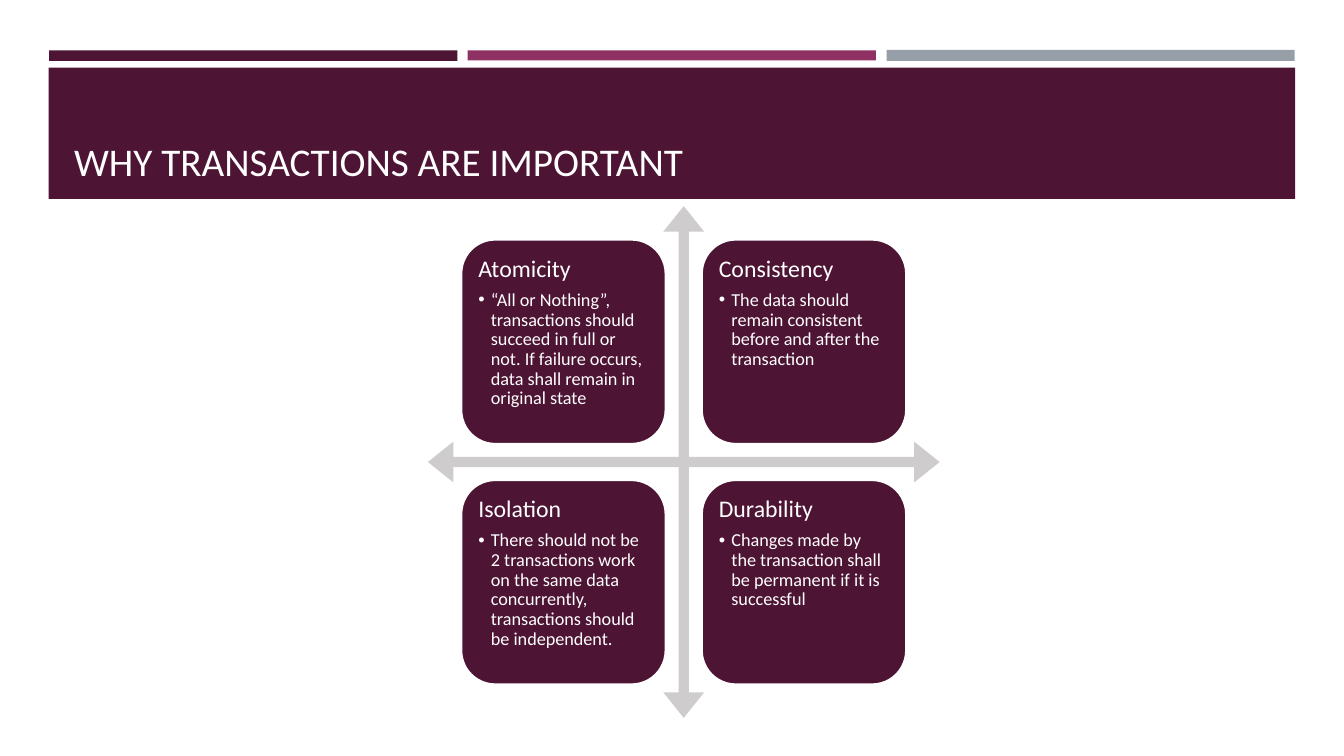
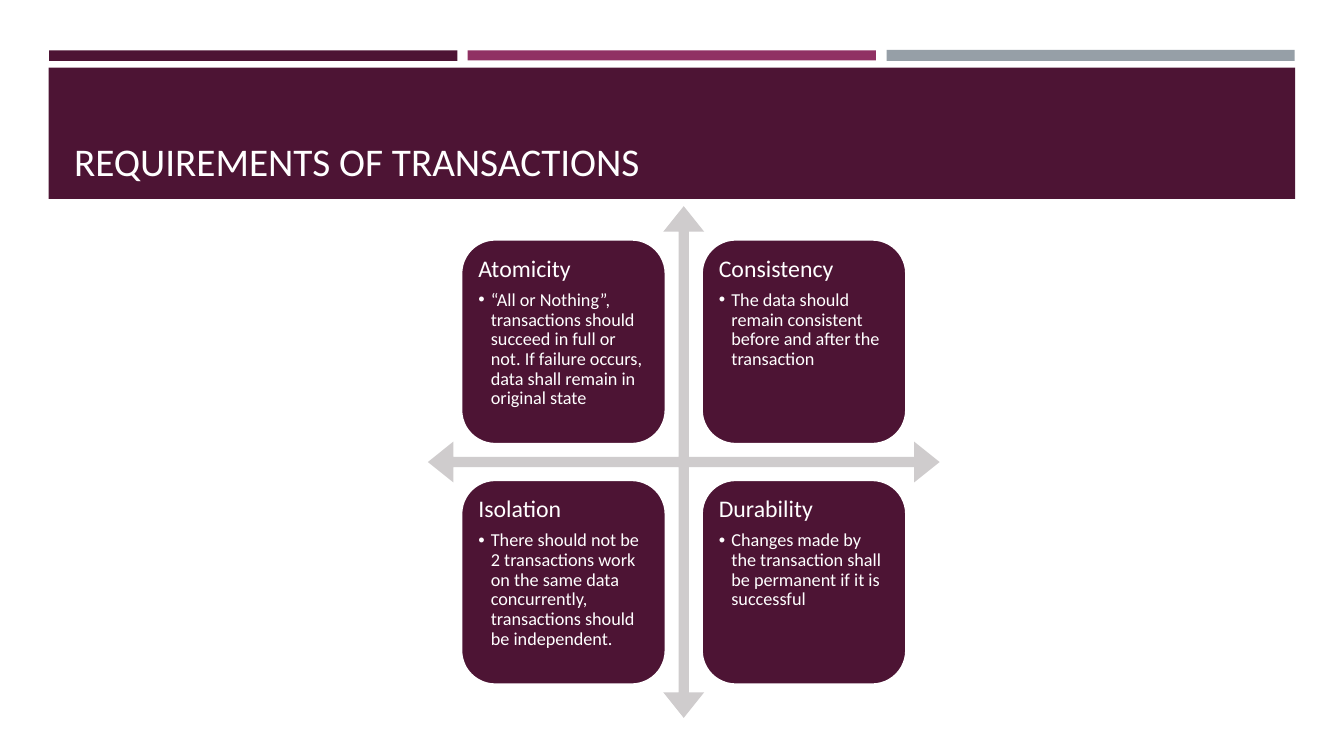
Before and after one commit to jeff-tor/wiley-sre-training, a slide deck: slide 6 of relational-databases-and-sql/PPT_Transactions.pptx (slide 7 before the commit). Drawn at 1344x756 pixels with LibreOffice and Linux fonts; fonts in the diff are those of the drawing. Boxes give left, top, right and bottom in pixels: in the first picture for what was removed or moved away, otherwise in the second. Text is boxed around its words. In the diff, an @@ line names an element or a change of style, - is before the commit and + after.

```diff
--- a/relational-databases-and-sql/PPT_Transactions.pptx
+++ b/relational-databases-and-sql/PPT_Transactions.pptx
@@ title at bbox=[74, 150, 639, 182]: text changed @@
-WHY TRANSACTIONS ARE IMPORTANT
+REQUIREMENTS OF TRANSACTIONS
```
Also in this commit, not shown: 7 other slides changed, 1 slide added, 2 slides removed, 4 other files.
